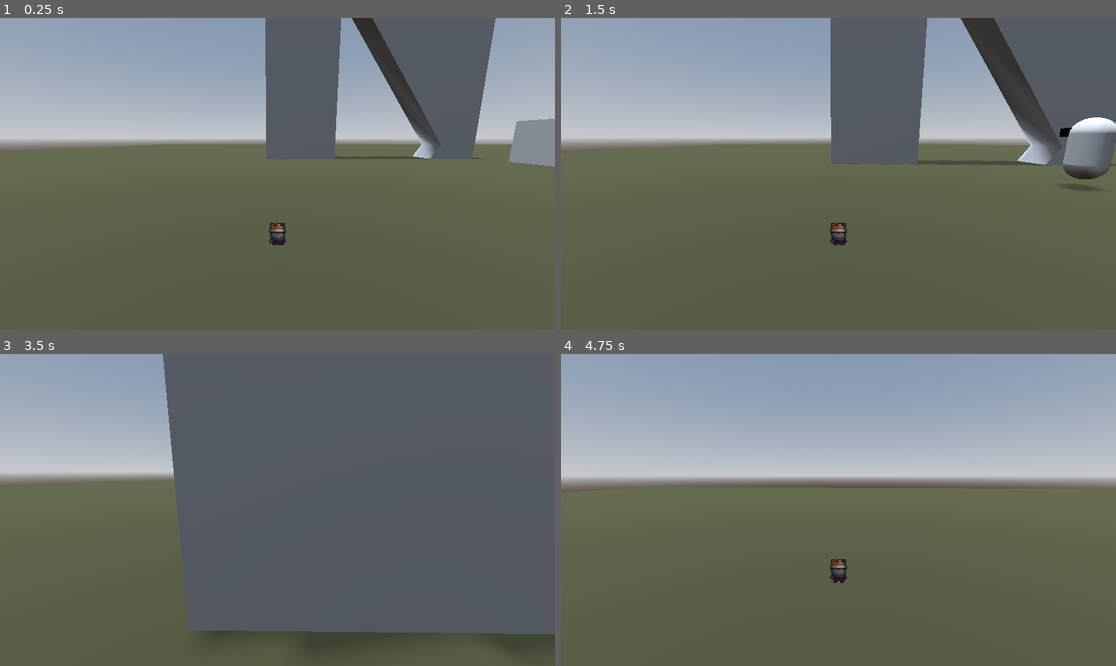
Above: before the commit, frames 1-4 (two rows, left to right).
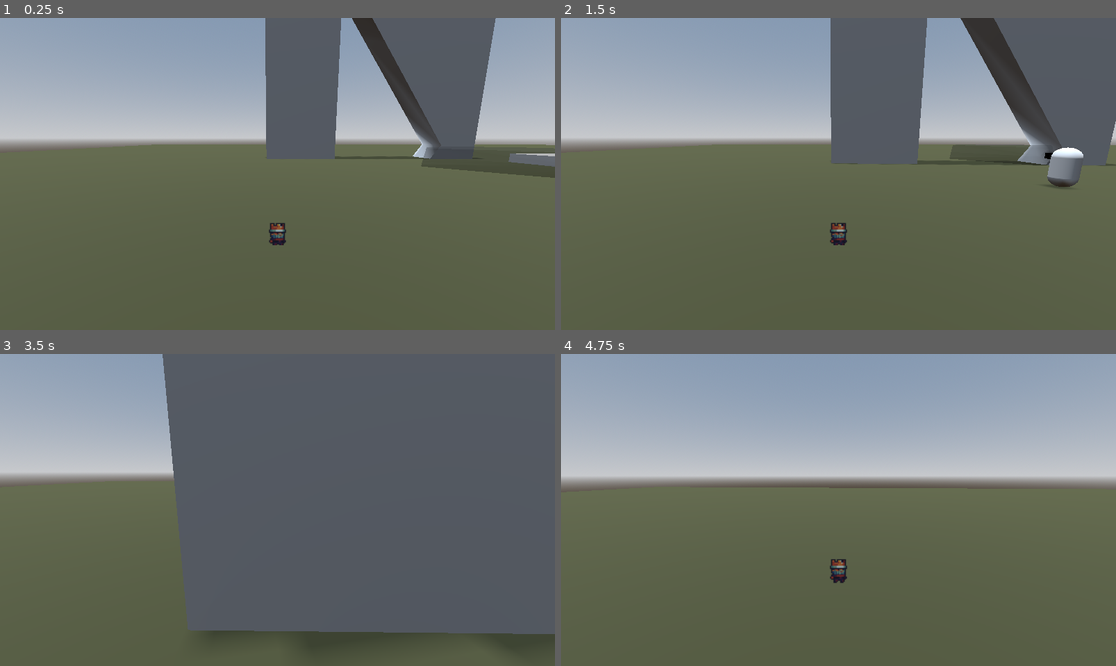
Above: after the commit, the same moments.

Repository: BetterBlood/Smoker_Guy
Game: Godot game, scene res://scenes/main.tscn
Same seed, same stepped clock (60 frames per second), same inputs: the game is played once before the commit and once after it.
Inputs (mouse positions are in pixels of both pictures, inside the frame that each line leads up to):
- Up to frame 1 (0.25 s): no input
- Up to frame 2 (1.5 s): move the mouse to (866, 174) at 0.52 s; hold W (move_forward) from 0.53 s (still down); tap Space (jump) at 0.77 s; move the mouse to (810, 174) at 1.27 s
- Up to frame 3 (3.5 s): keep holding W (move_forward); tap Space (jump) at 1.52, 3.02 s; move the mouse to (288, 503) at 2.02 s; move the mouse to (271, 516) at 2.77 s
- Up to frame 4 (4.75 s): keep holding W (move_forward); move the mouse to (877, 513) at 3.52 s; tap Space (jump) at 3.77, 4.52 s; tap Enter at 4.25 s; move the mouse to (794, 506) at 4.27 s

The runs differ from the first frame. In frame 1, 2.1% of the frame differs, in the area x 75-100%, y 32-52%; in frame 2, 2.4%, in the area x 69-100%, y 31-56%; in frame 3, less than 0.1%; in frame 4, less than 0.1%.

Commit message:
Basic enemy detection and movement

Diff:
--- a/project.godot
+++ b/project.godot
@@ -22,6 +22,7 @@
 [global_group]
 
 Floor=""
+Player=""
 
 [input]
 
--- a/scenes/enemy.tscn
+++ b/scenes/enemy.tscn
@@ -14,7 +14,12 @@
 [sub_resource type="BoxShape3D" id="BoxShape3D_baocp"]
 size = Vector3(0.9, 1.9, 0.9)
 
+[sub_resource type="StandardMaterial3D" id="StandardMaterial3D_jvdhn"]
+transparency = 1
+albedo_color = Color(0, 0, 0, 0.321569)
+
 [node name="Enemy" type="CharacterBody3D"]
+transform = Transform3D(0.703438, 0, 0, 0, 0.660562, 0, 0, 0, 0.742559, 0, 0, 0)
 script = ExtResource("1_y30oo")
 
 [node name="MeshInstance3D" type="MeshInstance3D" parent="."]
@@ -28,6 +33,7 @@
 shape = SubResource("BoxShape3D_baocp")
 
 [node name="Rays" type="Node3D" parent="."]
+transform = Transform3D(1, 0, 0, 0, 1, 0, 0, 0, 1, 0, -0.847724, 0)
 
 [node name="RayCast3D" type="RayCast3D" parent="Rays"]
 transform = Transform3D(1, 0, 0, 0, 1, 0, 0, 0, 1, 0, 0.5, -0.7)
@@ -63,3 +69,36 @@
 transform = Transform3D(0.866025, 0, 0.5, 0, 1, 0, -0.5, 0, 0.866025, 0, 0.5, -0.7)
 target_position = Vector3(0, 0, -5)
 debug_shape_thickness = 5
+
+[node name="RayCast3D8" type="RayCast3D" parent="Rays"]
+transform = Transform3D(0.766044, 0, 0.642788, 0, 1, 0, -0.642788, 0, 0.766044, 0, 0.5, -0.7)
+target_position = Vector3(0, 0, -5)
+debug_shape_thickness = 5
+
+[node name="RayCast3D9" type="RayCast3D" parent="Rays"]
+transform = Transform3D(0.766044, 0, -0.642787, 0, 1, 0, 0.642787, 0, 0.766044, 0, 0.5, -0.7)
+target_position = Vector3(0, 0, -5)
+debug_shape_thickness = 5
+
+[node name="MeshInstance3D3" type="MeshInstance3D" parent="."]
+
+[node name="CSGCylinder3D" type="CSGCylinder3D" parent="."]
+transform = Transform3D(0.99794, 0, 0, 0, -1.19724e-07, -0.99794, 0, 2.73897, -4.36214e-08, 0, 0.445311, -3.26311)
+radius = 5.0
+sides = 32
+cone = true
+material = SubResource("StandardMaterial3D_jvdhn")
+
+[node name="CSGBox3D" type="CSGBox3D" parent="CSGCylinder3D"]
+transform = Transform3D(1, 0, 0, 0, 1, 0, 0, 0, 1, -0.232647, -0.0884403, -8.9407e-08)
+operation = 1
+size = Vector3(8.92371, 1.91296, 1)
+material = SubResource("StandardMaterial3D_jvdhn")
+
+[node name="CSGSphere3D" type="CSGSphere3D" parent="CSGCylinder3D"]
+transform = Transform3D(1.07206, 0, 0, 0, -1.70739e-08, 0.390605, 0, -1.07206, -4.68614e-08, 0, 0.472168, 0.44623)
+operation = 1
+radius = 3.6789
+radial_segments = 24
+rings = 12
+material = SubResource("StandardMaterial3D_jvdhn")
--- a/scenes/main.tscn
+++ b/scenes/main.tscn
@@ -65,14 +65,14 @@
 size = Vector3(2.1, 4.9, 4.5)
 
 [node name="CSGBox3D4" type="CSGBox3D" parent="GrayBox"]
-transform = Transform3D(1, 0, 0, 0, 1, 0, 0, 0, 1, 5.5, 1.4, 0.3)
+transform = Transform3D(1, 0, 0, 0, 1, 0, 0, 0, 1, 5.5, 0.75, 0.3)
 use_collision = true
-size = Vector3(14.4, 3.8, 23.4)
+size = Vector3(14.4, 0.7, 23.4)
 
 [node name="Player" parent="." instance=ExtResource("1_sa3da")]
 transform = Transform3D(1, 0, 0, 0, 1, 0, 0, 0, 1, -18.1, 0.68, 0)
 
 [node name="Enemy" parent="." instance=ExtResource("2_jc17c")]
-transform = Transform3D(1, 0, 0, 0, 1, 0, 0, 0, 1, -10, 1.8, 0)
-point_a = Vector3(-10, 1.8, 10)
-point_b = Vector3(-10, 1.8, -10)
+transform = Transform3D(0.703438, 0, 0, 0, 0.660562, 0, 0, 0, 0.742559, -10.6219, 1.18901, 0)
+point_a = Vector3(-10.622, 1.189, 10)
+point_b = Vector3(-10.622, 1.189, -10)
--- a/scenes/player.tscn
+++ b/scenes/player.tscn
@@ -12,7 +12,7 @@
 size = Vector2(0.3, 0.5)
 
 [sub_resource type="BoxShape3D" id="BoxShape3D_pvdb1"]
-size = Vector3(0.2, 0.4, 0.1)
+size = Vector3(0.6, 0.7, 0.1)
 
 [sub_resource type="CylinderMesh" id="CylinderMesh_tcg3x"]
 top_radius = 0.2
@@ -20,7 +20,7 @@
 height = 0.01
 rings = 1
 
-[node name="Player" type="RigidBody3D"]
+[node name="Player" type="RigidBody3D" groups=["Player"]]
 lock_rotation = true
 linear_damp = 2.0
 script = ExtResource("1_unpyb")
@@ -30,7 +30,7 @@
 mesh = SubResource("PlaneMesh_ch3xg")
 
 [node name="CollisionShape3D" type="CollisionShape3D" parent="."]
-transform = Transform3D(1, 0, 0, 0, 1, 0, 0, 0, 1, 0, 0.05, 0)
+transform = Transform3D(1, 0, 0, 0, 1, 0, 0, 0, 1, -7.45058e-09, 0.2, 0)
 shape = SubResource("BoxShape3D_pvdb1")
 
 [node name="TwistPivot" type="Node3D" parent="."]
--- a/scripts/Enemy.gd
+++ b/scripts/Enemy.gd
@@ -3,6 +3,7 @@
 @export var point_b: Vector3
 @export var speed: float = 5.0
 
+var alerted: bool = false
 var target: Vector3
 
 func _ready():
@@ -13,6 +14,8 @@
 	# Calculate the direction vector from the enemy to the target
 	var direction = (target - position).normalized()
 
+	if (!alerted):
+		alerted = can_see_player()
 	# Move the enemy towards the target
 	position += direction * speed * delta
 	# Check if we've reached (or are close enough to) the target
@@ -20,3 +23,14 @@
 		# Switch target between point A and point B
 		target = point_a if target == point_b else point_b
 		look_at(target, Vector3.UP)
+
+func can_see_player() -> bool:
+	for child in $Rays.get_children():
+		if child is RayCast3D:
+			# Ensure the raycast is active.
+			if child.is_enabled() and child.is_colliding():
+				var collider = child.get_collider()
+				 # Check by comparing against the player’s group or name
+				if collider and collider.is_in_group("Player"):
+					return true
+	return false
Not shown: 1 places in scenes/enemy.tscn that only renumber resources
